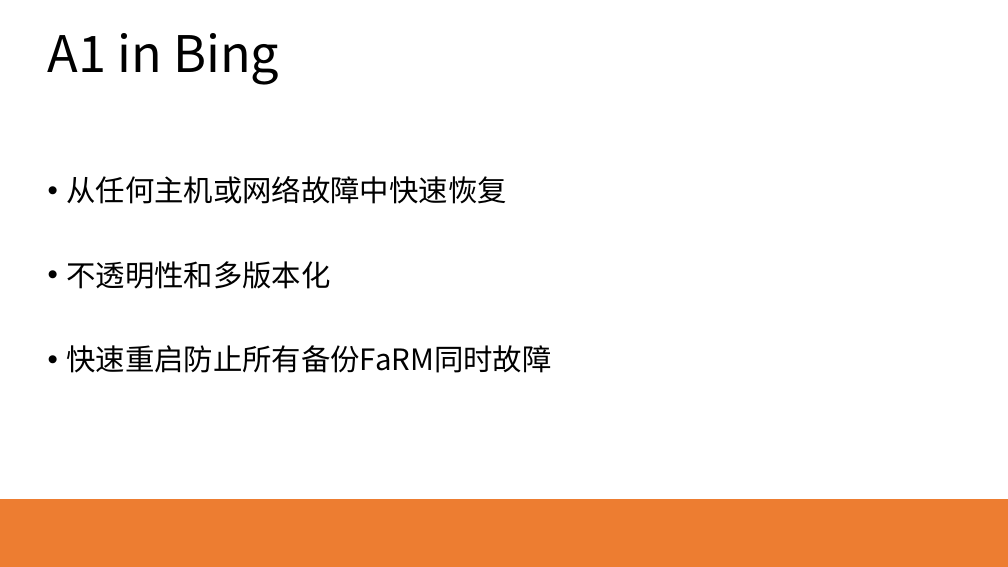
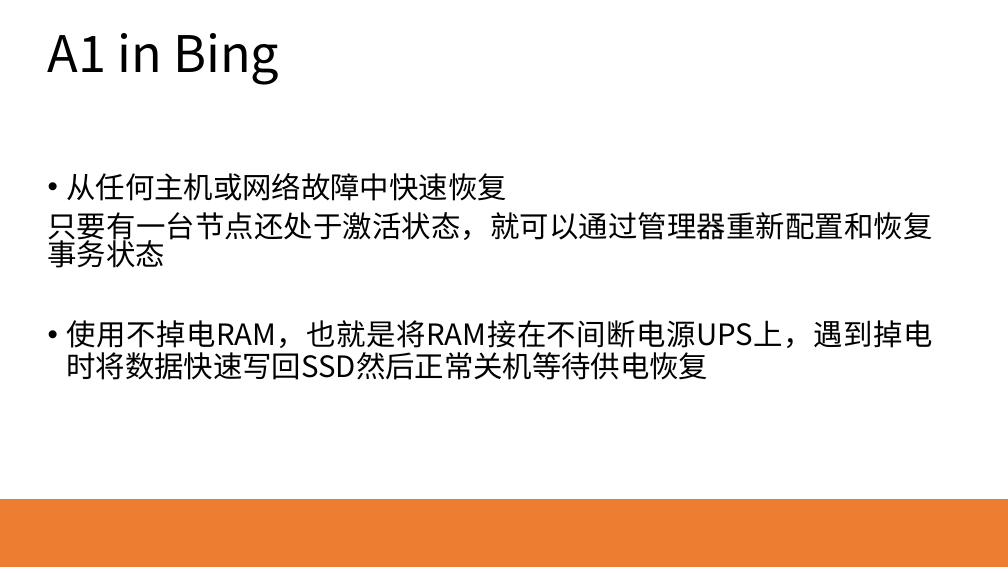
Before and after one commit to HEU-CS/new-database-Yeecoder, a slide deck: slide 11 of S320067135赵博文.pptx (slide 9 before the commit). Drawn at 1008x567 pixels with LibreOffice and Linux fonts; fonts in the diff are those of the drawing. Boxes give left, top, right and bottom in pixels: in the first picture for what was removed or moved away, otherwise in the second. Text is boxed around its words. In the diff, an @@ line names an element or a change of style, - is before the commit and + after.

```diff
--- a/S320067135赵博文.pptx
+++ b/S320067135赵博文.pptx
@@ text at bbox=[66, 173, 506, 201]: line spacing 0.9 to 0.8 @@
@@ text at bbox=[48, 212, 933, 380]: text changed @@
-• 不透明性和多版本化
-• 快速重启防止所有备份FaRM同时故障
+只要有一台节点还处于激活状态，就可以通过管理器重新配置和恢复事务状态
+• 使用不掉电RAM，也就是将RAM接在不间断电源UPS上，遇到掉电时将数据快速写回SSD然后正常关机等待供电恢复
```
Also in this commit, not shown: 5 other slides changed, 4 slides added, 2 slides removed, 1 other file.
